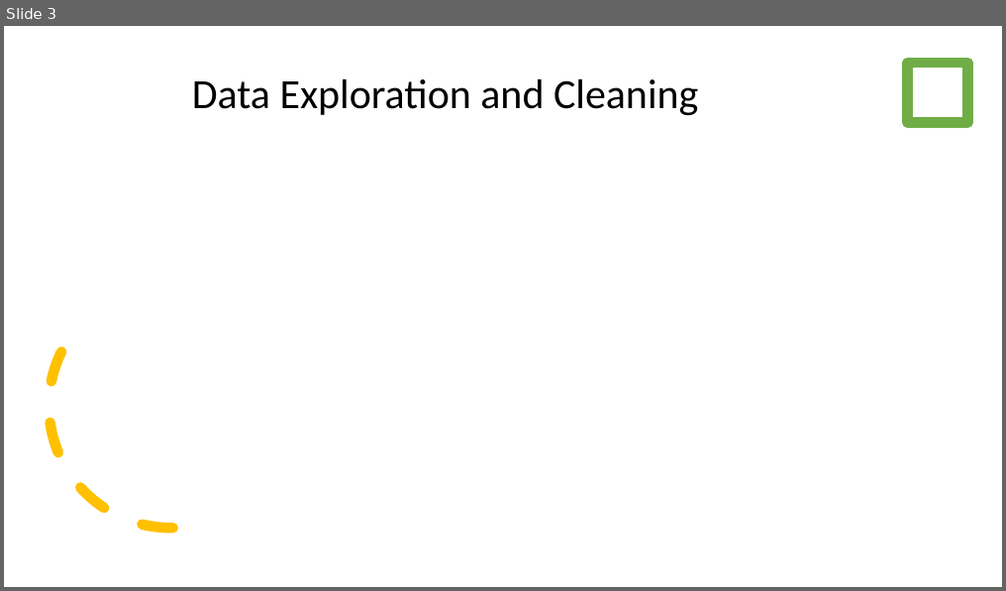
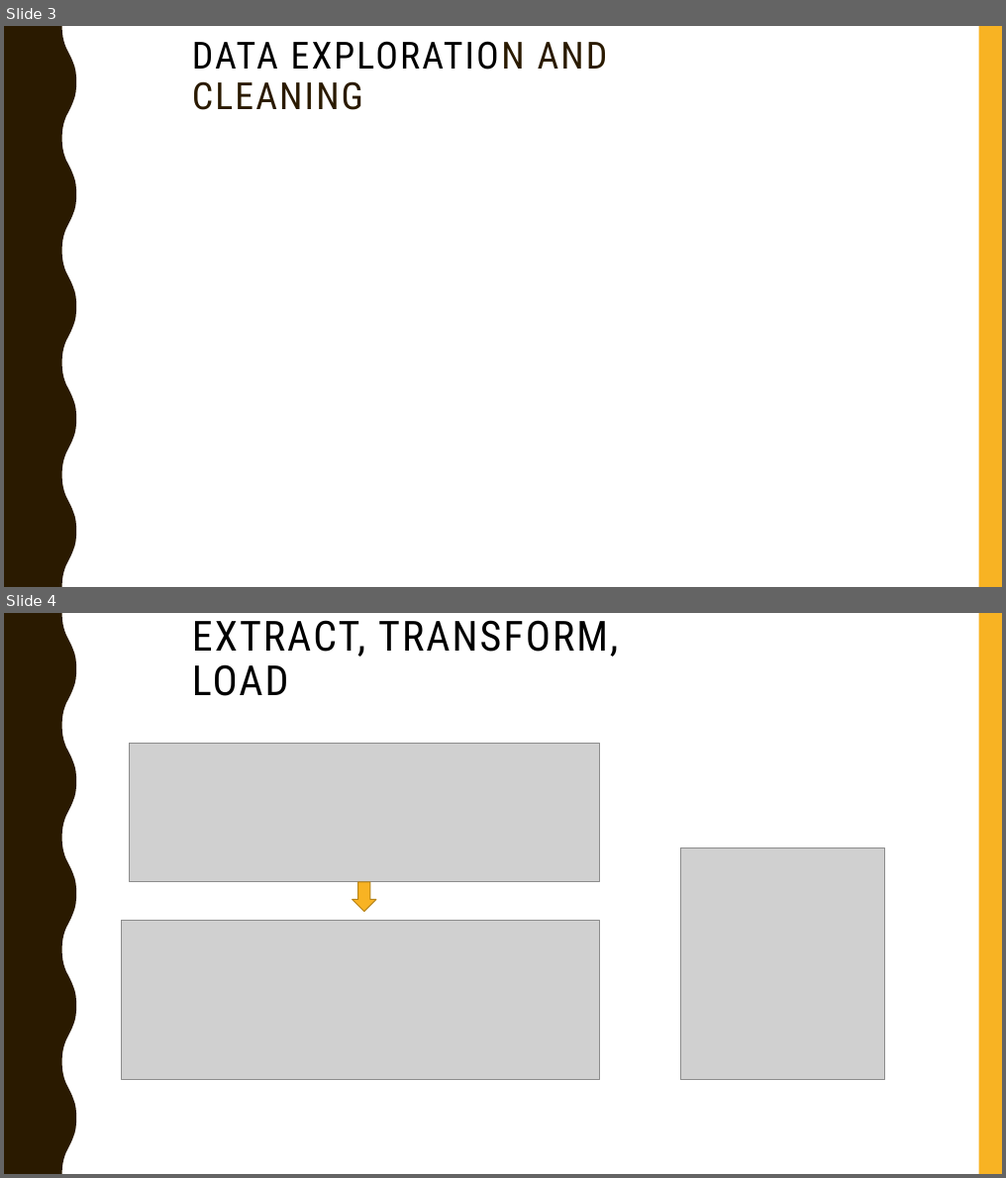
Before and after one commit to SyedFarman/Chicago_Traffic_Crashes, a slide deck: Slides.pptx. Shown one above the other, each under a label of ours: slide 3 before the commit, slides 3 and 4 after it. The pictures are 1006x591 and 1006x1178 pixels, drawn with LibreOffice and Linux fonts; fonts in the diff are those of the drawing; grey boxes stand for pictures. Boxes give left, top, right and bottom in pixels: in the first picture for what was removed or moved away, otherwise in the second. Text is boxed around its words. In the diff, an @@ line names an element or a change of style, - is before the commit and + after.

```diff
--- a/Slides.pptx
+++ b/Slides.pptx
@@ slide 4 added at (4,613,1002,1174), background #FFFFFF; not listed: 2 template elements that a slide beside it also shows @@
@@ title added at (192,620,618,696), 40 pt, text #000000 @@
+EXTRACT, TRANSFORM, LOAD
@@ picture added at (129,744,599,881) @@
@@ picture added at (680,848,884,1080) @@
@@ down arrow added at (352,882,376,912), fill #F8B323, outline #B7841A 1 pt @@
@@ picture added at (122,921,599,1080) @@
@@ slide 3 changed as well @@
@@ freeform shape added at (4,26,76,587), fill #2A1A00 @@
@@ title at (192,41,608,110): text changed; size 40 to 36 pt; font Calibri to Roboto Condensed @@
-Data Exploration and Cleaning
+DATA EXPLORATION AND CLEANING
@@ rectangle added at (979,26,1002,587), fill #F8B323 @@
@@ rectangle removed at (908,63,967,123) @@
@@ arc (boxed as its full ellipse) removed at (43,277,300,535) @@
```
Also in this commit, not shown: 4 other slides changed, 1 other slide added, 1 slide removed, 2 other files.
